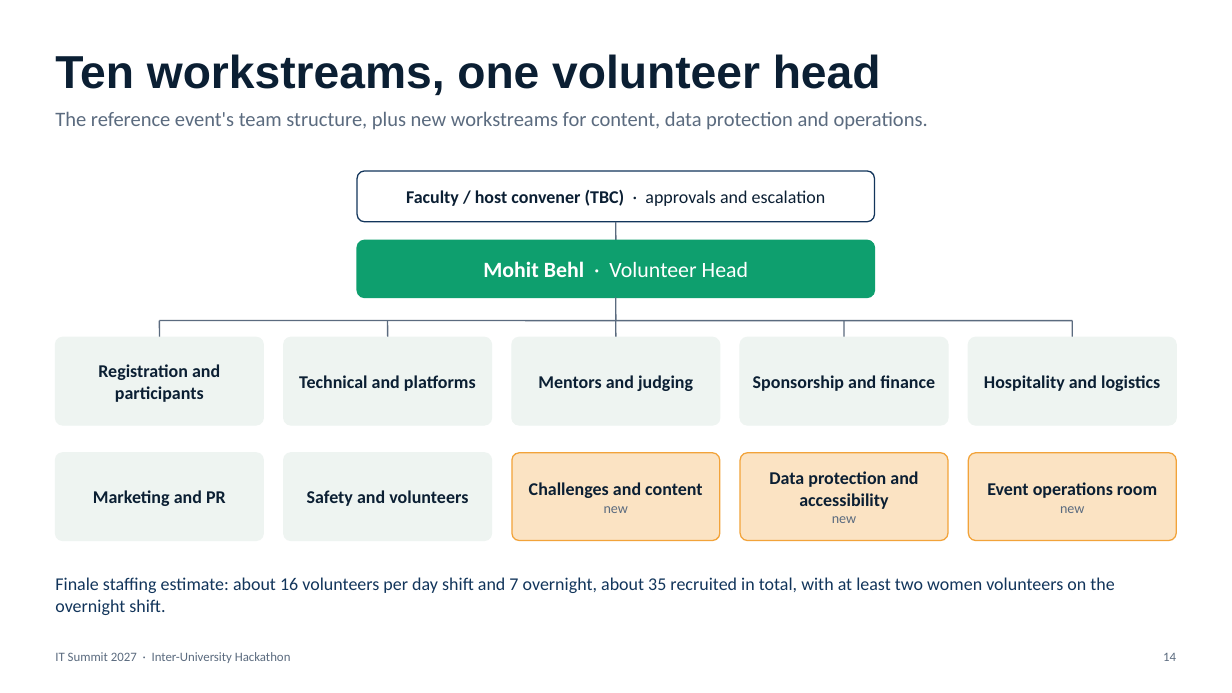
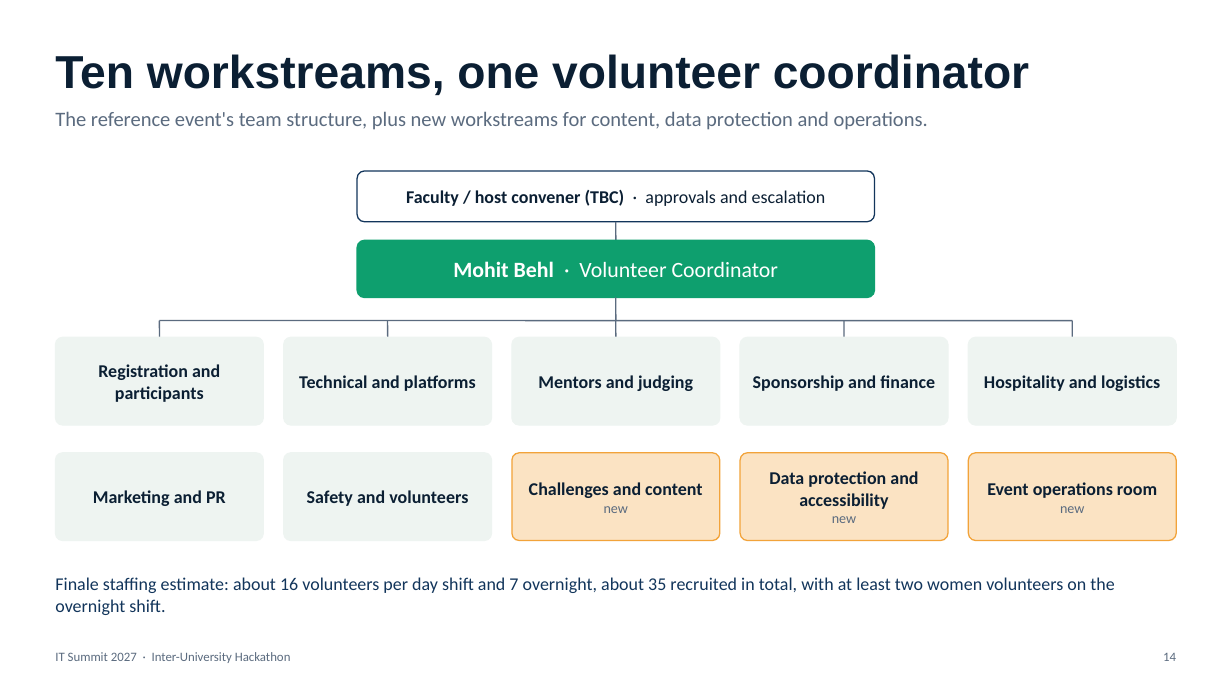
Before and after one commit to behlmohit30-pixel/ckaPrep01, a slide deck: slide 14 of it-summit-2027/IT_Summit_2027_Hackathon_Proposal.pptx. Drawn at 1232x693 pixels with LibreOffice and Linux fonts; fonts in the diff are those of the drawing. Boxes give left, top, right and bottom in pixels: in the first picture for what was removed or moved away, otherwise in the second. Text is boxed around its words. In the diff, an @@ line names an element or a change of style, - is before the commit and + after.

```diff
--- a/it-summit-2027/IT_Summit_2027_Hackathon_Proposal.pptx
+++ b/it-summit-2027/IT_Summit_2027_Hackathon_Proposal.pptx
@@ title at <box>55,54,1029,95</box>: text changed @@
-Ten workstreams, one volunteer head
+Ten workstreams, one volunteer coordinator
@@ text at <box>453,261,778,277</box>: text changed @@
-Mohit Behl · Volunteer Head
+Mohit Behl · Volunteer Coordinator
```
Also in this commit, not shown: 2 other slides changed, 5 other files.
